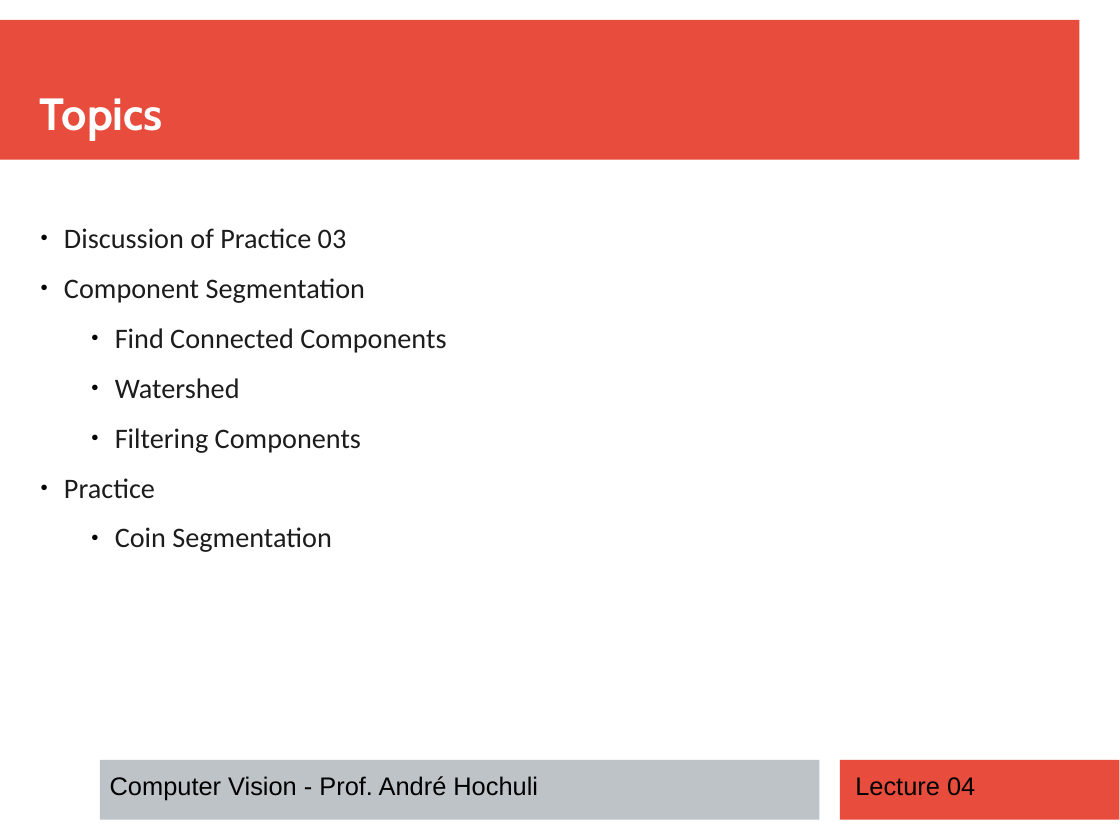
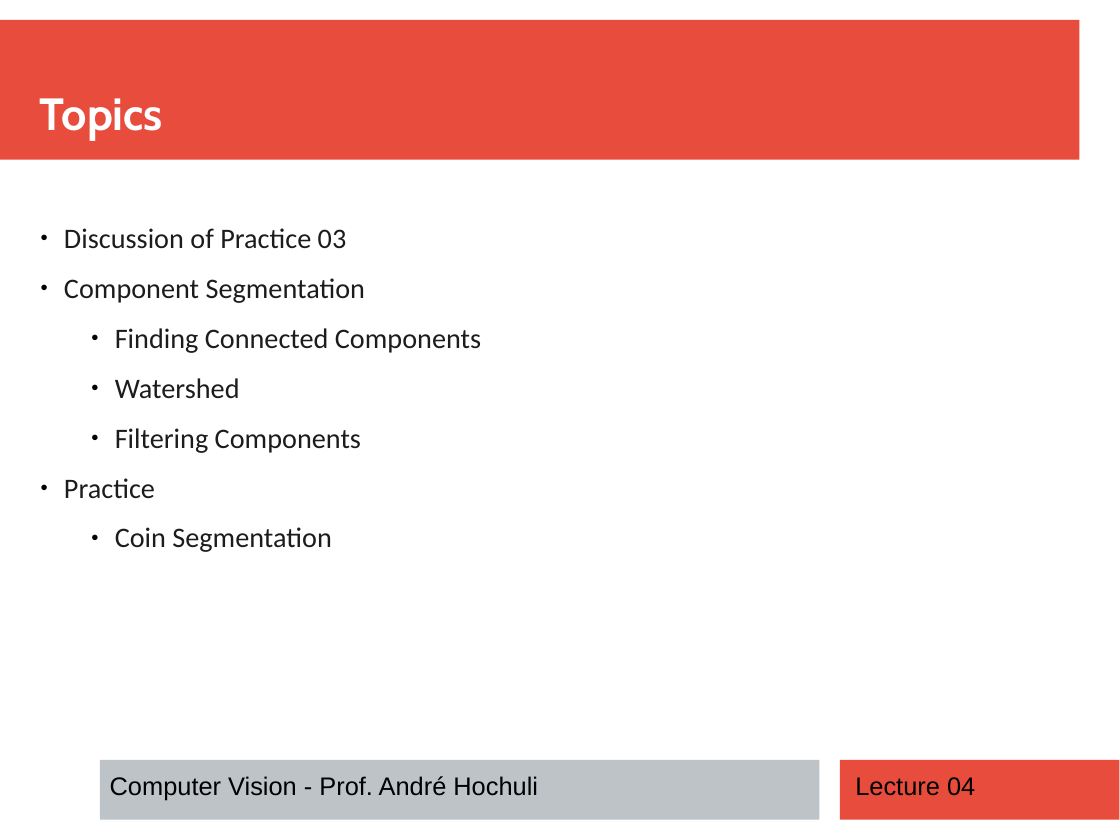
Before and after one commit to andrehochuli/teaching, a slide deck: slide 2 of ComputerVision/Lecture 04 - Finding Components/Lecture 04 - Component Segmentation.pptx. Drawn at 1120x840 pixels with LibreOffice and Linux fonts; fonts in the diff are those of the drawing. Boxes give left, top, right and bottom in pixels: in the first picture for what was removed or moved away, otherwise in the second. Text is boxed around its words. In the diff, an @@ line names an element or a change of style, - is before the commit and + after.

```diff
--- a/ComputerVision/Lecture 04 - Finding Components/Lecture 04 - Component Segmentation.pptx
+++ b/ComputerVision/Lecture 04 - Finding Components/Lecture 04 - Component Segmentation.pptx
@@ text at (x1=115, y1=328, x2=481, y2=353): text changed @@
-  ● Find Connected Components
+  ● Finding Connected Components
```
Also in this commit, not shown: 1 other slide changed, 15 slides added, 1 slide removed, 12 other files.
